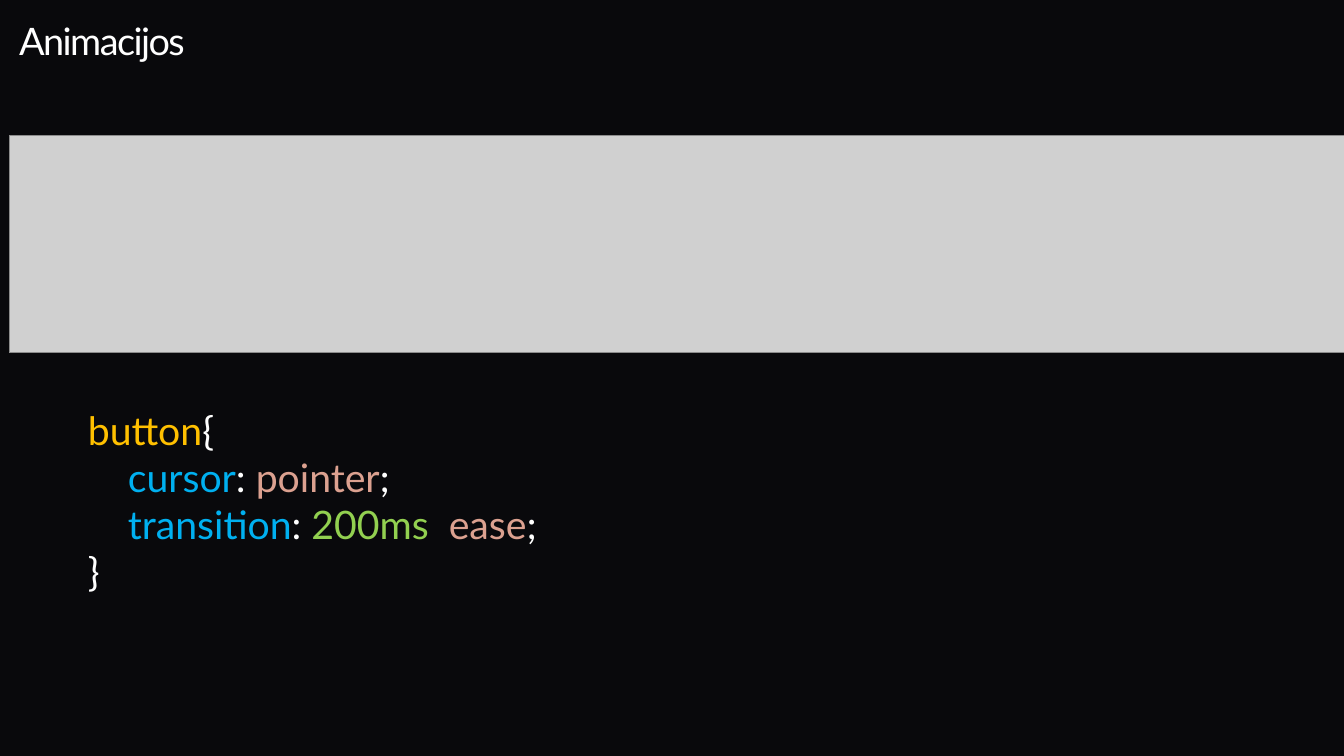
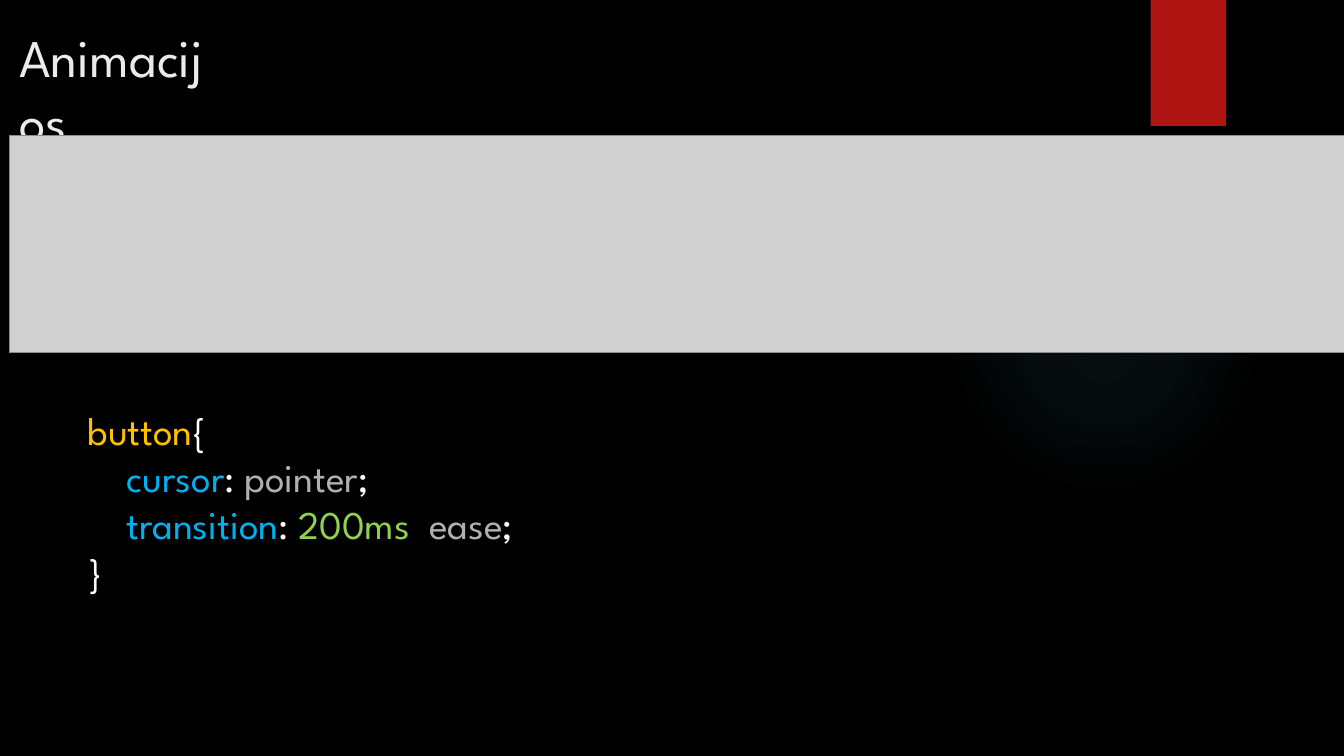
Before and after one commit to EngineeringDreams/ziniatinklio-praktiniai, a slide deck: slide 12 of Žiniatinklio praktinis darbas/Antras Skyrius – Fonai ir Rėmeliai.pptx. Drawn at 1344x756 pixels with LibreOffice and Linux fonts; fonts in the diff are those of the drawing; grey boxes stand for pictures; background and template pictures are left out. Boxes give left, top, right and bottom in pixels: in the first picture for what was removed or moved away, otherwise in the second. Text is boxed around its words. In the diff, an @@ line names an element or a change of style, - is before the commit and + after.

```diff
--- a/Žiniatinklio praktinis darbas/Antras Skyrius – Fonai ir Rėmeliai.pptx
+++ b/Žiniatinklio praktinis darbas/Antras Skyrius – Fonai ir Rėmeliai.pptx
@@ background #09090C to picture (left out) @@
@@ title "Animacijos" at [9,20,228,65]: size 27 to 37.8 pt, font Lato to League Spartan, text colour #FFFFFF to #EBEBEB, letter spacing -1.1 to 0 pt; line spacing 0.85 to 1 @@
@@ rectangle added at [1150,0,1226,126], fill #B01513 @@
@@ text "button{" at [88,418,513,544]: font Lato to League Spartan; text colour #DCA190 to #B0B0B0 in "pointer;", "ease;" @@
```
Also in this commit, not shown: 13 other slides changed, 1 other file.
